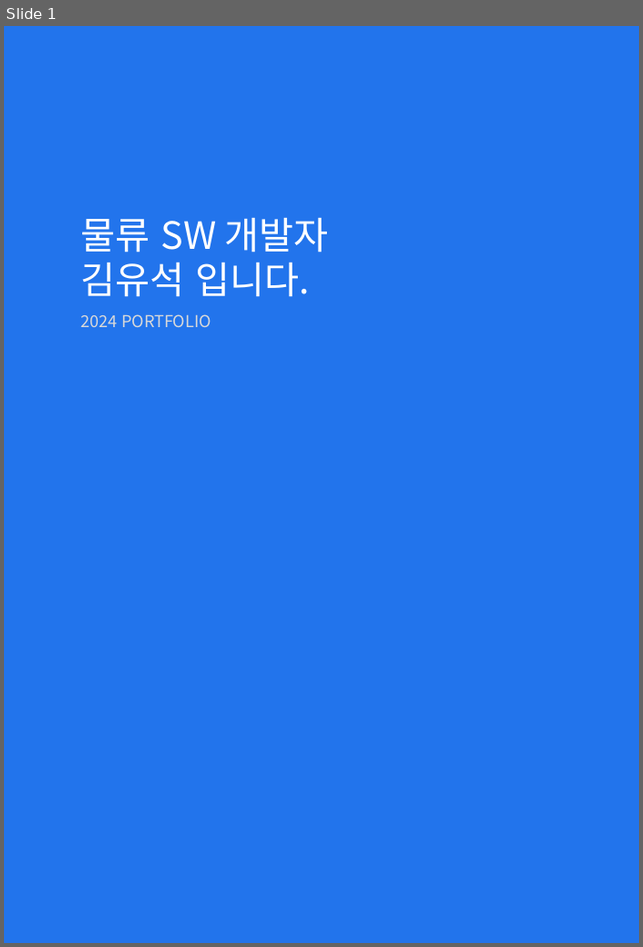
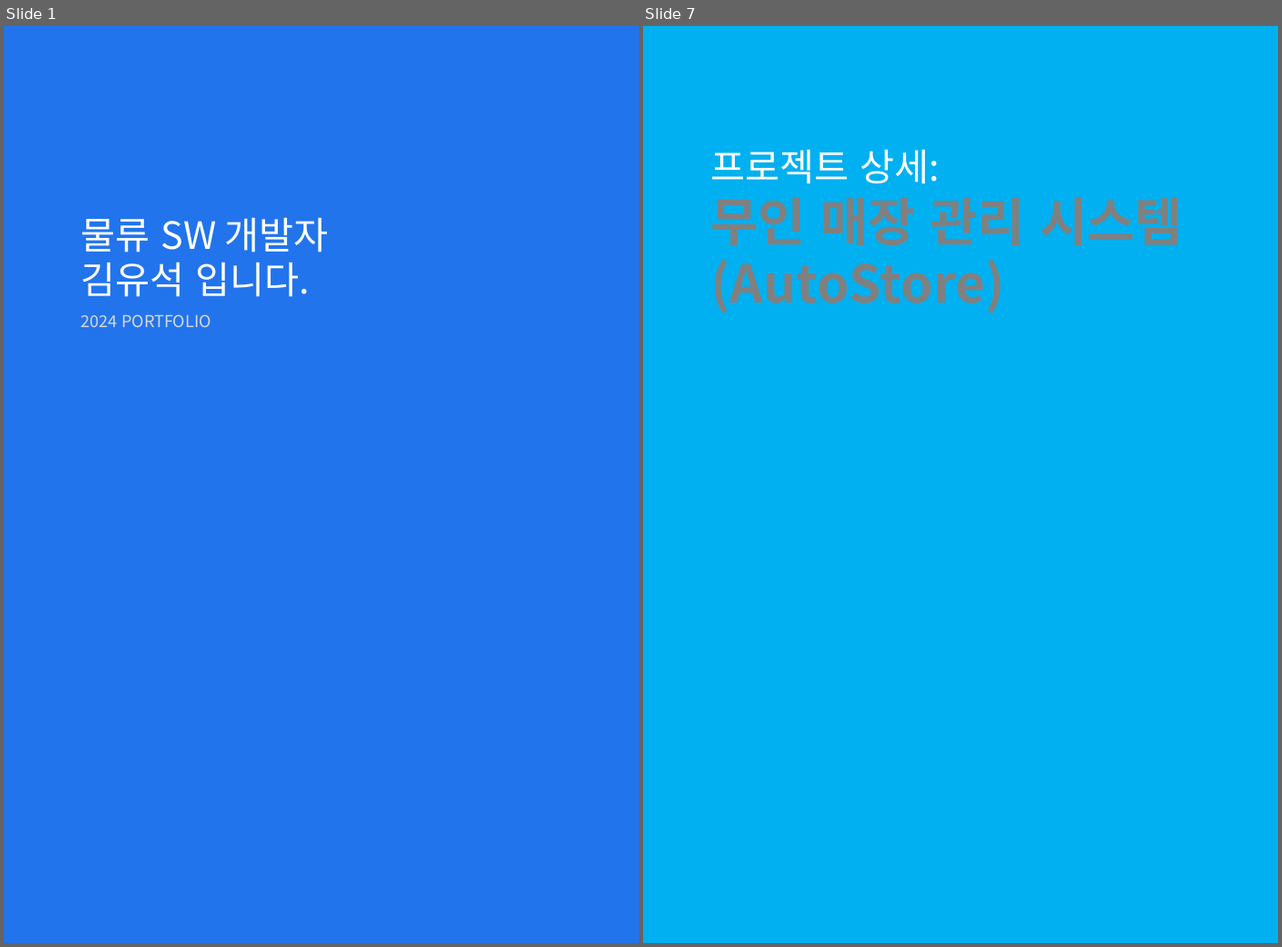
Before and after one commit to yuseok01/itgorae, a slide deck: ppt/김유석 포트폴리오3.pptx. Shown side by side, each under a label of ours: slide 1 before the commit, slides 1 and 7 after it; the slides between them are not shown. The pictures are 643x947 and 1282x947 pixels, drawn with LibreOffice and Linux fonts; fonts in the diff are those of the drawing. Boxes give left, top, right and bottom in pixels: in the first picture for what was removed or moved away, otherwise in the second. Text is boxed around its words. In the diff, an @@ line names an element or a change of style, - is before the commit and + after.

```diff
--- a/ppt/김유석 포트폴리오3.pptx
+++ b/ppt/김유석 포트폴리오3.pptx
@@ slide 7 added at box(643, 26, 1278, 943), background #00B0F0 @@
@@ text added at box(710, 149, 1183, 313), 44 pt, text #808080, bold @@
+프로젝트 상세:
+무인 매장 관리 시스템
+(AutoStore)
```
Also in this commit, not shown: 1 slide changed, 5 other slides added, 1 slide removed.
